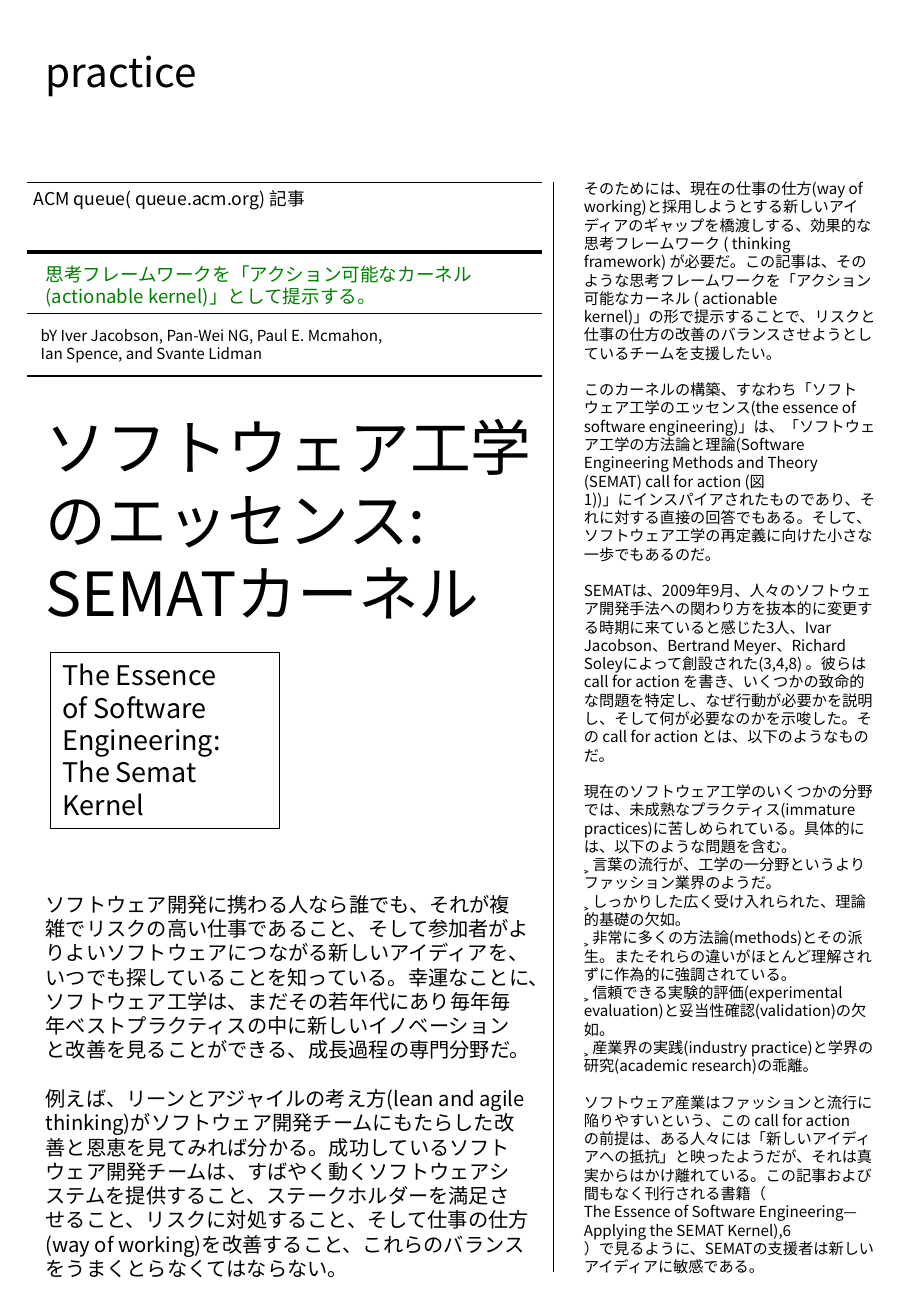
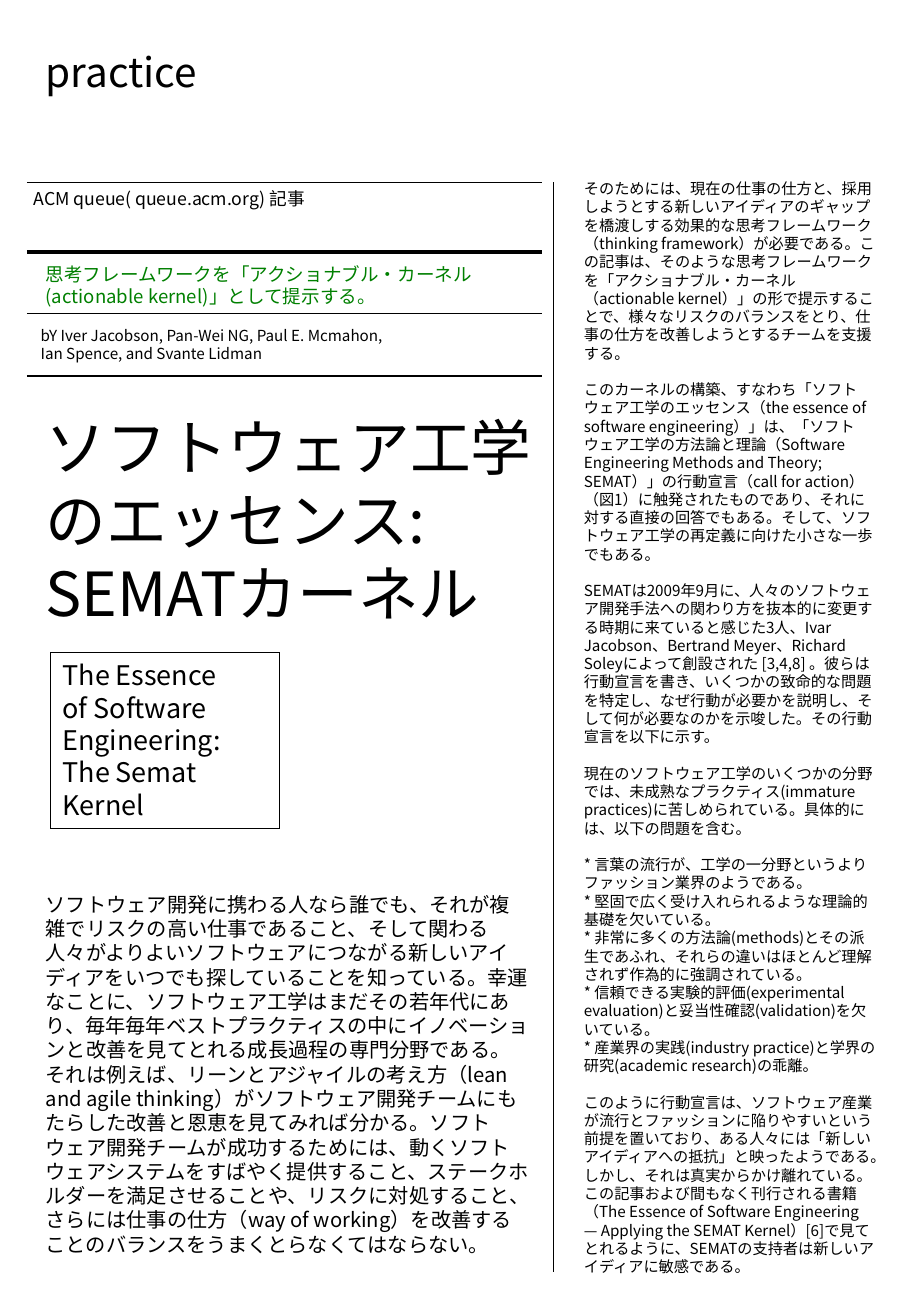
Before and after one commit to kawaguti/semat-j, a slide deck: slide 1 of p42-jacobson_ja/p42-jacobson_ja.pptx. Drawn at 911x1316 pixels with LibreOffice and Linux fonts; fonts in the diff are those of the drawing. Boxes give left, top, right and bottom in pixels: in the first picture for what was removed or moved away, otherwise in the second. Text is boxed around its words. In the diff, an @@ line names an element or a change of style, - is before the commit and + after.

```diff
--- a/p42-jacobson_ja/p42-jacobson_ja.pptx
+++ b/p42-jacobson_ja/p42-jacobson_ja.pptx
@@ text at (584,181,886,1274): text changed @@
-そのためには、現在の仕事の仕方(way of
-working)と採用しようとする新しいアイディアのギャップを橋渡しする、効果的な思考フレームワーク ( thinking framework) が必要だ。この記事は、そのような思考フレームワークを「アクション可能なカーネル ( actionable
-kernel)」の形で提示することで、リスクと仕事の仕方の改善のバランスさせようとしているチームを支援したい。
-このカーネルの構築、すなわち「ソフトウェア工学のエッセンス(the essence of software engineering)」は、「ソフトウェア工学の方法論と理論(Software Engineering Methods and Theory
-(SEMAT) call for action (図
-1))」にインスパイアされたものであり、それに対する直接の回答でもある。そして、ソフトウェア工学の再定義に向けた小さな一歩でもあるのだ。
-SEMATは、2009年9月、人々のソフトウェア開発手法への関わり方を抜本的に変更する時期に来ていると感じた3人、Ivar
-Jacobson、Bertrand Meyer、Richard Soleyによって創設された(3,4,8) 。彼らは call for action を書き、いくつかの致命的な問題を特定し、なぜ行動が必要かを説明し、そして何が必要なのかを示唆した。その call for action とは、以下のようなものだ。
-現在のソフトウェア工学のいくつかの分野では、未成熟なプラクティス(immature practices)に苦しめられている。具体的には、以下のような問題を含む。
-˲ 言葉の流行が、工学の一分野というよりファッション業界のようだ。
-˲ しっかりした広く受け入れられた、理論的基礎の欠如。
-˲ 非常に多くの方法論(methods)とその派生。またそれらの違いがほとんど理解されずに作為的に強調されている。
-˲ 信頼できる実験的評価(experimental evaluation)と妥当性確認(validation)の欠如。
-˲ 産業界の実践(industry practice)と学界の研究(academic research)の乖離。
-ソフトウェア産業はファッションと流行に陥りやすいという、この call for action
-の前提は、ある人々には「新しいアイディアへの抵抗」と映ったようだが、それは真実からはかけ離れている。この記事および間もなく刊行される書籍（
-The Essence of Software Engineering—Applying the SEMAT Kernel),6
-）で見るように、SEMATの支援者は新しいアイディアに敏感である。
+そのためには、現在の仕事の仕方と、採用しようとする新しいアイディアのギャップを橋渡しする効果的な思考フレームワーク（thinking framework）が必要である。この記事は、そのような思考フレームワークを「アクショナブル・カーネル（actionable kernel）」の形で提示することで、様々なリスクのバランスをとり、仕事の仕方を改善しようとするチームを支援する。
+このカーネルの構築、すなわち「ソフトウェア工学のエッセンス（the essence of software engineering）」は、「ソフトウェア工学の方法論と理論（Software Engineering Methods and Theory; SEMAT）」の行動宣言（call for action）（図1）に触発されたものであり、それに対する直接の回答でもある。そして、ソフトウェア工学の再定義に向けた小さな一歩でもある。
+SEMATは2009年9月に、人々のソフトウェア開発手法への関わり方を抜本的に変更する時期に来ていると感じた3人、Ivar
+Jacobson、Bertrand Meyer、Richard Soleyによって創設された [3,4,8] 。彼らは 行動宣言を書き、いくつかの致命的な問題を特定し、なぜ行動が必要かを説明し、そして何が必要なのかを示唆した。その行動宣言を以下に示す。
+現在のソフトウェア工学のいくつかの分野では、未成熟なプラクティス(immature practices)に苦しめられている。具体的には、以下の問題を含む。
+* 言葉の流行が、工学の一分野というよりファッション業界のようである。
+* 堅固で広く受け入れられるような理論的基礎を欠いている。
+* 非常に多くの方法論(methods)とその派生であふれ、それらの違いはほとんど理解されず作為的に強調されている。
+* 信頼できる実験的評価(experimental evaluation)と妥当性確認(validation)を欠いている。
+* 産業界の実践(industry practice)と学界の研究(academic research)の乖離。
+このように行動宣言は、ソフトウェア産業が流行とファッションに陥りやすいという前提を置いており、ある人々には「新しいアイディアへの抵抗」と映ったようである。しかし、それは真実からかけ離れている。この記事および間もなく刊行される書籍（The Essence of Software Engineering — Applying the SEMAT Kernel）[6]で見てとれるように、SEMATの支持者は新しいアイディアに敏感である。
@@ text at (46,265,472,307): text changed @@
-思考フレームワークを「アクション可能なカーネル(actionable kernel)」として提示する。
+思考フレームワークを「アクショナブル・カーネル(actionable kernel)」として提示する。
@@ text at (46,895,530,1253): text changed @@
-ソフトウェア開発に携わる人なら誰でも、それが複雑でリスクの高い仕事であること、そして参加者がよりよいソフトウェアにつながる新しいアイディアを、いつでも探していることを知っている。幸運なことに、ソフトウェア工学は、まだその若年代にあり毎年毎年ベストプラクティスの中に新しいイノベーションと改善を見ることができる、成長過程の専門分野だ。
-例えば、リーンとアジャイルの考え方(lean and agile thinking)がソフトウェア開発チームにもたらした改善と恩恵を見てみれば分かる。成功しているソフトウェア開発チームは、すばやく動くソフトウェアシステムを提供すること、ステークホルダーを満足させること、リスクに対処すること、そして仕事の仕方(way of working)を改善すること、これらのバランスをうまくとらなくてはならない。
+ソフトウェア開発に携わる人なら誰でも、それが複雑でリスクの高い仕事であること、そして関わる人々がよりよいソフトウェアにつながる新しいアイディアをいつでも探していることを知っている。幸運なことに、ソフトウェア工学はまだその若年代にあり、毎年毎年ベストプラクティスの中にイノベーションと改善を見てとれる成長過程の専門分野である。それは例えば、リーンとアジャイルの考え方（lean and agile thinking）がソフトウェア開発チームにもたらした改善と恩恵を見てみれば分かる。ソフトウェア開発チームが成功するためには、動くソフトウェアシステムをすばやく提供すること、ステークホルダーを満足させることや、リスクに対処すること、さらには仕事の仕方（way of working）を改善することのバランスをうまくとらなくてはならない。
```
Also in this commit, not shown: 1 other slide changed, 1 other file.
